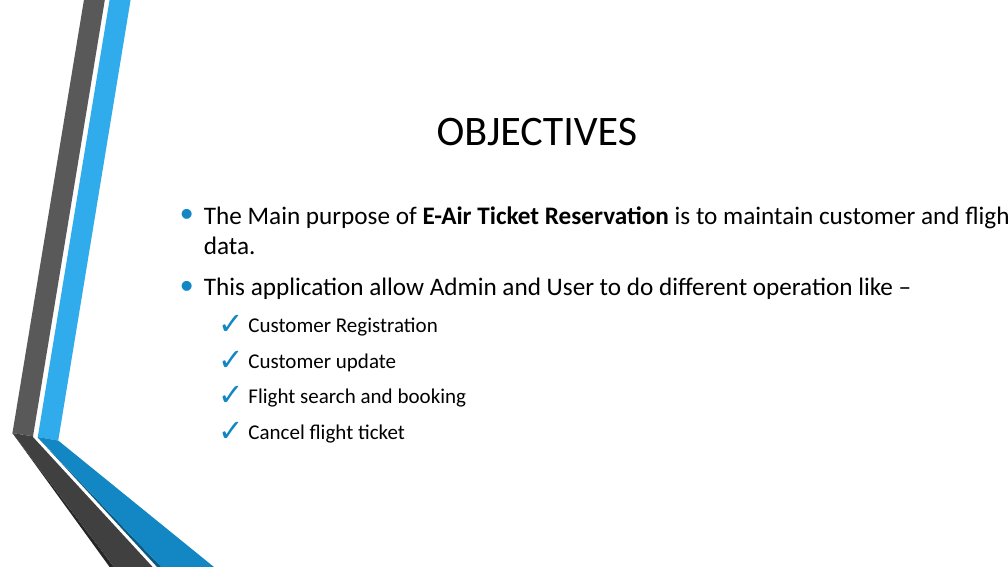
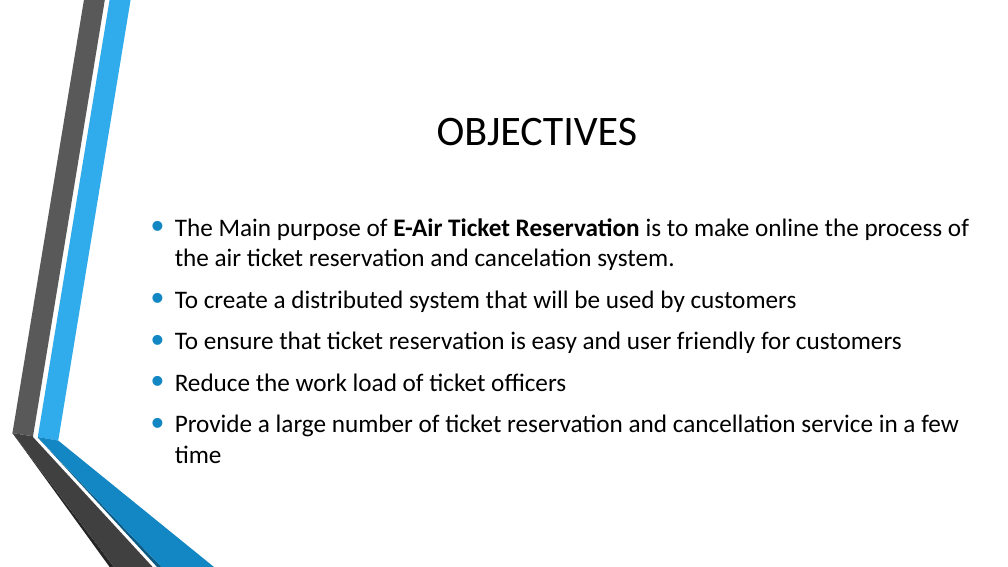
Before and after one commit to keerthanaselvi1998/EAIRTECKET_PPT, a slide deck: slide 3 of AIR TICKET RESERVATION SYSTEM.pptx (slide 2 before the commit). Drawn at 1008x567 pixels with LibreOffice and Linux fonts; fonts in the diff are those of the drawing; background and template pictures are left out. Boxes give left, top, right and bottom in pixels: in the first picture for what was removed or moved away, otherwise in the second. Text is boxed around its words. In the diff, an @@ line names an element or a change of style, - is before the commit and + after.

```diff
--- a/AIR TICKET RESERVATION SYSTEM.pptx
+++ b/AIR TICKET RESERVATION SYSTEM.pptx
@@ text at <box>175,218,969,463</box>: text changed @@
-• The Main purpose of E-Air Ticket Reservation is to maintain customer and flight data.
-• This application allow Admin and User to do different operation like –
-  ✓ Customer Registration
-  ✓ Customer update
-  ✓ Flight search and booking
-  ✓ Cancel flight ticket
+• The Main purpose of E-Air Ticket Reservation is to make online the process of the air ticket reservation and cancelation system.
+• To create a distributed system that will be used by customers
+• To ensure that ticket reservation is easy and user friendly for customers
+• Reduce the work load of ticket officers
+• Provide a large number of ticket reservation and cancellation service in a few time
```
Also in this commit, not shown: 3 other slides changed, 4 slides added.
